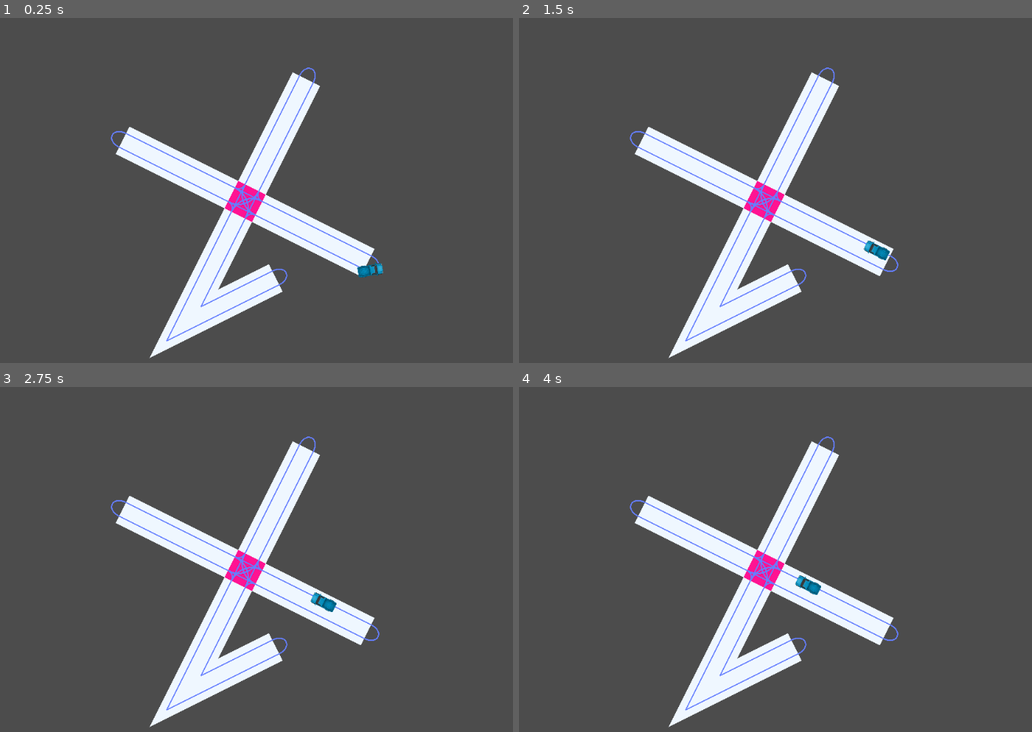
Above: before the commit, frames 1-4 (two rows, left to right).
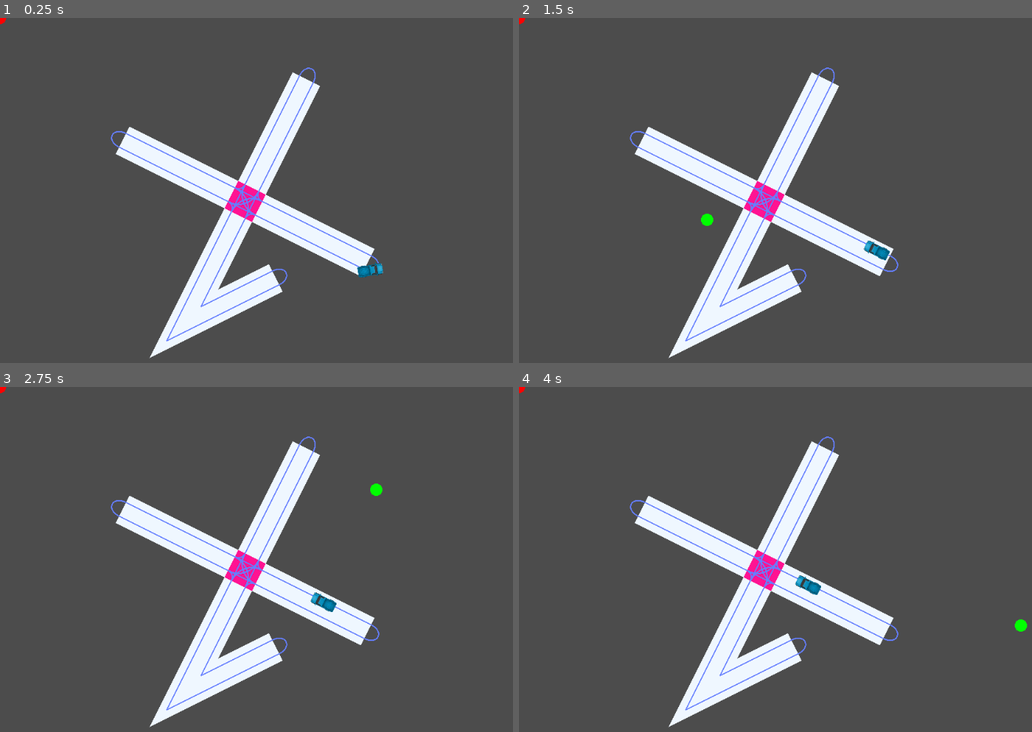
Above: after the commit, the same moments.

Repository: jeffie9/city-builder
Game: Godot game, scene res://experiments/intersection_test.tscn
Same seed, same stepped clock (60 frames per second), same inputs: the game is played once before the commit and once after it. The project has no main scene, so this scene is started directly.
Inputs (mouse positions are in pixels of both pictures, inside the frame that each line leads up to):
- Up to frame 1 (0.25 s): no input
- Up to frame 2 (1.5 s): move the mouse to (970, 183) at 0.52 s; hold S (cam_down) 0.53-1.28 s; click (970, 183) at 0.67 s; move the mouse to (708, 221) at 1.27 s; tap A (cam_left) at 1.35 s; click (708, 221) at 1.42 s
- Up to frame 3 (2.75 s): move the mouse to (374, 490) at 2.02 s; hold D (cam_right) from 2.03 s (still down); click (374, 490) at 2.17 s
- Up to frame 4 (4 s): move the mouse to (801, 642) at 2.77 s; release D (cam_right) at 2.78 s; tap W (cam_up) at 2.85 s; click (801, 642) at 2.92 s; move the mouse to (1021, 625) at 3.52 s; hold Mouse wheel up (cam_zoom_in) from 3.53 s (still down); click (1021, 625) at 3.67 s

The runs differ from the first frame. In frame 1, less than 0.1% of the frame differs, in the area x 0-2%, y 0-2%; in frame 2, less than 0.1%, in the area x 0-38%, y 0-61%; in frame 3, less than 0.1%; in frame 4, less than 0.1%.

Commit message:
Truck moves with astar

Diff:
--- a/experiments/intersection_test.gd
+++ b/experiments/intersection_test.gd
@@ -3,6 +3,10 @@
 var nodes = {}
 var edges = []
 var paths = []
+
+var astar = AStar2D.new()
+var start_point: Vector2
+var end_point: Vector2
 
 func _ready():
 	for edge in make_test_data():
@@ -10,6 +14,7 @@
 		for i in range(0, edge.points.size(), 2):
 			arr.push_back(Vector2(edge.points[i], edge.points[i+1]))
 		edges.push_back({ "points": arr, "type": edge.type })
+	#make_astar_from_edges()
 	for i in edges.size():
 		var edge = edges[i]
 		add_node_edge(edge.points[0], i)
@@ -106,6 +111,7 @@
 				add_path(curve.get_baked_points())
 			node.paths = [node_path]
 
+	make_astar_from_paths()
 	for path in paths:
 #		print(path)
 		var line = Line2D.new()
@@ -122,7 +128,20 @@
 func _process(delta):
 	$Path2D/PathFollow2D.offset += delta * 50
 
-
+func _input(event):
+	if event is InputEventMouseButton and event.button_index == BUTTON_LEFT and event.pressed:
+		start_point = event.position
+		update()
+	if event is InputEventMouseButton and event.button_index == BUTTON_RIGHT and event.pressed:
+		end_point = event.position
+		find_path()
+		update()
+
+func _draw():
+	if start_point != null:
+		draw_circle(start_point, 10, Color.green)
+	if end_point != null:
+		draw_circle(end_point, 10, Color.red)
 
 func add_node_edge(node: Vector2, edge: int):
 	var node_edges
@@ -254,6 +273,36 @@
 	# not found, add new path
 	paths.push_back(Array(path))
 
+func make_astar_from_edges():
+	var point_array = []
+	for edge in edges:
+		var p0_index = point_array.find(edge.points[0])
+		if p0_index == -1:
+			p0_index = point_array.size()
+			point_array.append(edge.points[0])
+			astar.add_point(p0_index, edge.points[0])
+		var p1_index = point_array.find(edge.points[edge.points.size() - 1])
+		if p1_index == -1:
+			p1_index = point_array.size()
+			point_array.append(edge.points[edge.points.size() - 1])
+			astar.add_point(p1_index, edge.points[edge.points.size() - 1])
+		astar.connect_points(p0_index, p1_index)
+
+func make_astar_from_paths():
+	var point_array = []
+	for path in paths:
+		for i in path.size() - 1:
+			var p0_index = point_array.find(path[i])
+			if p0_index == -1:
+				p0_index = point_array.size()
+				point_array.append(path[i])
+				astar.add_point(p0_index, path[i])
+			var p1_index = point_array.find(path[i + 1])
+			if p1_index == -1:
+				p1_index = point_array.size()
+				point_array.append(path[i + 1])
+				astar.add_point(p1_index, path[i + 1])
+			astar.connect_points(p0_index, p1_index)
 
 func make_intersection_1(intersection_point, segments) -> Dictionary :
 	# make first segment the base
@@ -301,6 +350,33 @@
 	else:
 		return PoolVector2Array([s0, e0])
 
+func find_path():
+	if start_point != null and end_point != null:
+		var start_id = astar.get_closest_point(start_point)
+		var end_id = astar.get_closest_point(end_point)
+		print(start_id, end_id)
+#		var line = Line2D.new()
+#		line.width = 2
+#		line.points = astar.get_point_path(start_id, end_id)
+#		add_child(line)
+
+		var curve = Curve2D.new()
+		curve.bake_interval = 1.0
+		for p in astar.get_point_path(start_id, end_id):
+			curve.add_point(p)
+		$Path2D.curve = curve
+
+func find_closest_edge(point: Vector2):
+	var min_dist = INF
+	var min_index = -1
+	for i in edges.size():
+		var edge = edges[i]
+		var cp = Geometry.get_closest_point_to_segment_2d(point, edge.points[0], edge.points[1])
+		var dist = point.distance_squared_to(cp)
+		if dist < min_dist:
+			min_dist = dist
+			min_index = i
+	return min_index
 
 
 func make_rectangle(p1, p2, width = 25):
